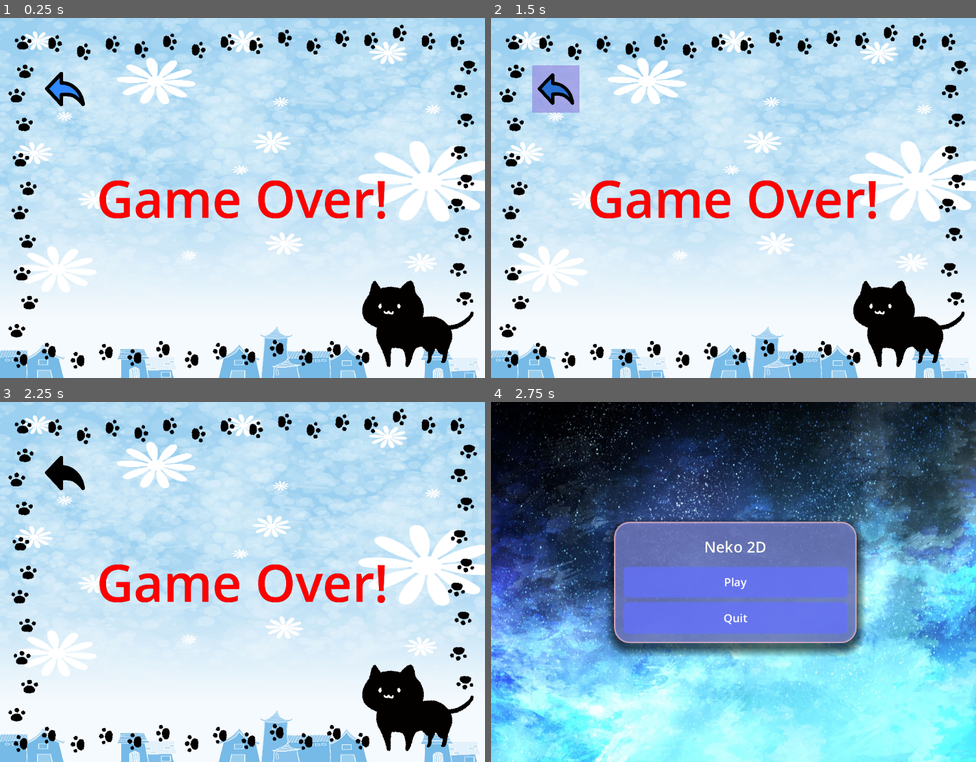
Above: before the commit, frames 1-4 (two rows, left to right).
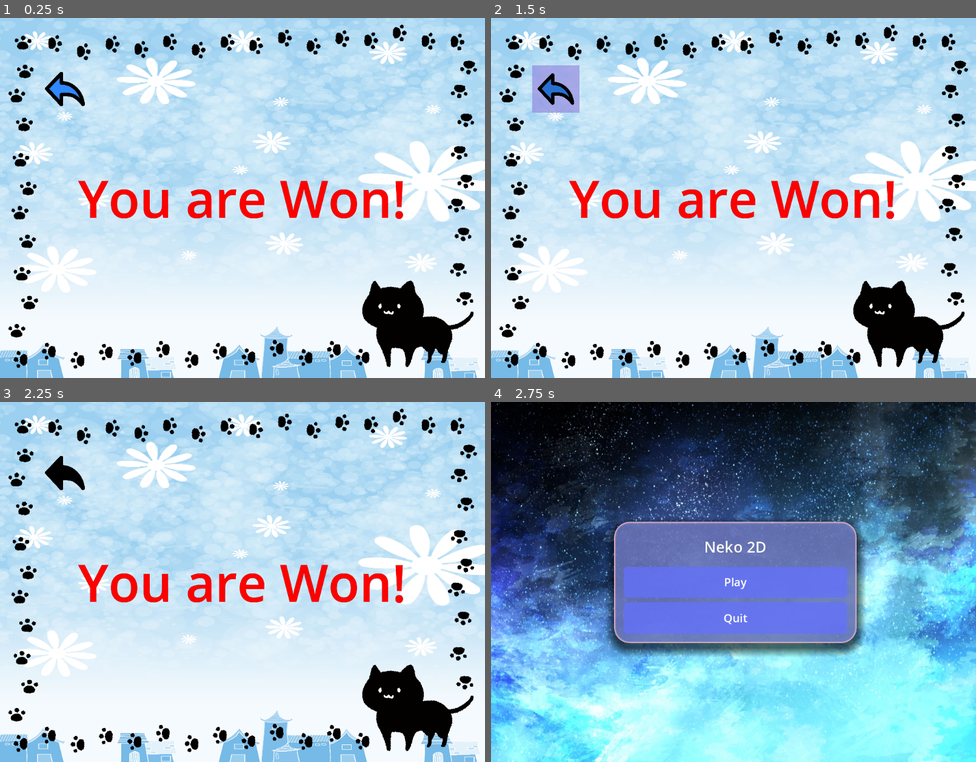
Above: after the commit, the same moments.

Repository: Youho1/Neko2D
Game: Godot game, scene res://Scene/result_menu/result_menu.tscn
Same seed, same stepped clock (60 frames per second), same inputs: the game is played once before the commit and once after it. The project has no main scene, so this scene is started directly.
Inputs (mouse positions are in pixels of both pictures, inside the frame that each line leads up to):
- Up to frame 1 (0.25 s): no input
- Up to frame 2 (1.5 s): tap Enter (ui_accept) at 0.5, 0.77 s; move the mouse to (840, 180) at 0.52 s; hold Up (ui_up) 0.53-1.25 s; click (840, 180) at 0.6 s; click (554, 90) at 1.25 s
- Up to frame 3 (2.25 s): tap Enter (ui_accept) at 2 s; move the mouse to (145, 600) at 2.02 s; hold Down (ui_down) from 2.03 s (still down); click (145, 600) at 2.1 s
- Up to frame 4 (2.75 s): keep holding Down (ui_down); tap Enter (ui_accept) at 2.27 s

The runs differ from the first frame. In frame 1, 3.5% of the frame differs, in the area x 16-84%, y 45-56%; in frame 2, 3.5%; in frame 3, 3.5%; in frame 4, nothing differs.

Commit message:
画像の出どころをfrom.txtに書いた

Diff:
--- a/Neko2D/Scene/result_menu/result_menu.tscn
+++ b/Neko2D/Scene/result_menu/result_menu.tscn
@@ -75,6 +75,7 @@
 
 [node name="Sound" type="Node" parent="."]
 script = ExtResource("5_sdvrl")
+PlayerWon = true
 
 [node name="Win" type="AudioStreamPlayer2D" parent="Sound"]
 stream = ExtResource("5_5sebl")
Not shown, added: Neko2D/Resources/From.txt
